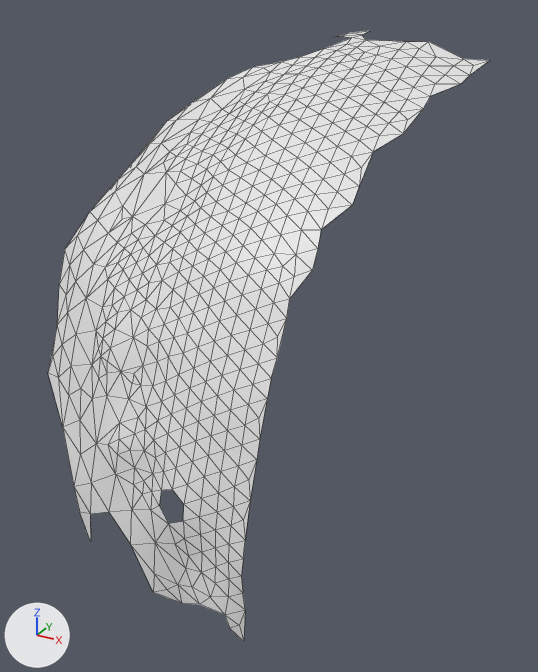
An edit to the OBJ model res/final/onecam_fullvolume/07/cleanedup/FullVolium.000233.obj, drawn before and after from the same camera.
One viewpoint serves both versions: a camera (50 mm lens) standing at (466.1, -864.8, 249.0) and looking at (406.1, -755.6, 194.4). The lights are fixed; the arrows at lower left show +X, +Y and +Z. Mesh edges are drawn as thin lines. Where no turn or scale is listed for an object, it has been applied to the vertices.

In view in the first picture: 'FullVolium.000233'.
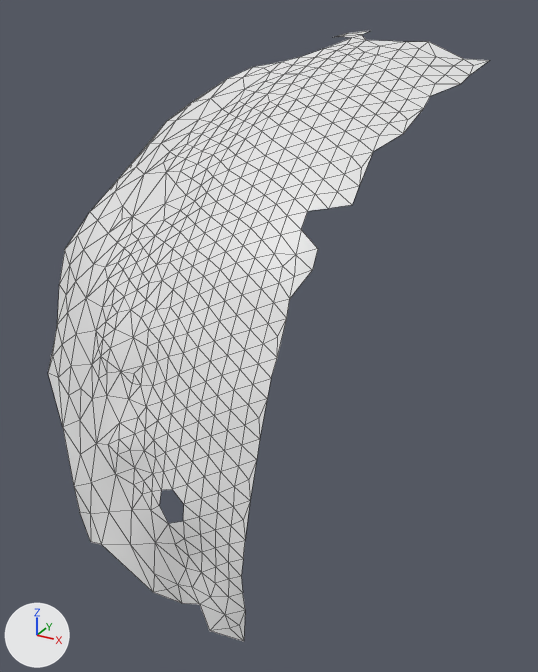
Edits to the scene script, one JSON object a line:
```json
{"block": "me_fullvolium_000233", "where": "me_fullvolium_000233.from_pydata(...)  # 482 vertices, 900 faces; spans x 362.5..434.4, y -792.8..-717.3, z 161.3..245.1"}
{"block": "me_fullvolium_000233", "where": "# used by ob_fullvolium_000233; location = (0.0, 0.0, 0.0)"}
{"block": "me_fullvolium_000233", "where": "# verts and faces of me_fullvolium_000233; kept vertices keep their numbers, new ones are numbered from 482"}
{"block": "me_fullvolium_000233", "where": "# before: 123 (420.0, -771.4, 220.0) at pixel (301, 229), 124 (419.9, -769.1, 222.2) at pixel (307, 211), 152 (425.8, -766.8, 223.3) at pixel (352, 205), 154 (422.7, -768.3, 222.7) at pixel (328, 208), 155 (423.1, -771.2, 220.4) at pixel (321, 229)"}
{"block": "me_fullvolium_000233", "where": "# before: 168 (423.3, -772.7, 218.0) at pixel (317, 248)"}
{"block": "me_fullvolium_000233", "where": "# before: 319 (419.0, -792.8, 165.8) at pixel (224, 614), 357 (414.5, -792.8, 165.7) at pixel (199, 604), 433 (421.9, -792.2, 161.3) at pixel (243, 641), 434 (419.6, -792.5, 163.2) at pixel (229, 628)"}
{"block": "me_fullvolium_000233", "where": "# before: 428 (404.6, -791.5, 162.7) at pixel (153, 592), 462 (389.9, -788.7, 170.9) at pixel (90, 513), 463 (395.1, -789.7, 173.9) at pixel (108, 511), 464 (389.7, -789.2, 165.3) at pixel (90, 541), 465 (400.3, -791.1, 170.3) at pixel (130, 544)"}
{"block": "me_fullvolium_000233", "change": "me_fullvolium_000233 part 1"}
{"op": "add", "block": "me_fullvolium_000233", "code": "delete_vertices([155])  # with the faces that use them"}
{"block": "me_fullvolium_000233", "change": "me_fullvolium_000233 part 2"}
{"op": "add", "block": "me_fullvolium_000233", "code": "verts[482] = (416.6, -793.5, 162.1)  # pixel (209, 630)"}
{"op": "add", "block": "me_fullvolium_000233", "code": "faces += [(319, 482, 434), (319, 357, 482), (433, 434, 482)]"}
{"block": "me_fullvolium_000233", "change": "me_fullvolium_000233 part 3"}
{"op": "add", "block": "me_fullvolium_000233", "code": "verts[483] = (394.6, -791.7, 168.6)  # pixel (101, 544)"}
{"op": "add", "block": "me_fullvolium_000233", "code": "faces += [(462, 483, 463), (463, 483, 465), (462, 464, 483), (428, 465, 483)]"}
```

Location of each change, (x1, y1, x2, y2) in pixels of the pictures (538 x 672 px):
```json
{"object": "FullVolium.000233", "change": "reshaped", "before": [48, 30, 490, 641], "after": [48, 30, 490, 642]}
{"part": 1, "of": "me_fullvolium_000233", "change": "deleted", "before": [301, 205, 352, 249]}
{"part": 2, "of": "me_fullvolium_000233", "change": "added", "after": [200, 605, 244, 642]}
{"part": 3, "of": "me_fullvolium_000233", "change": "added", "after": [90, 512, 153, 592]}
```
